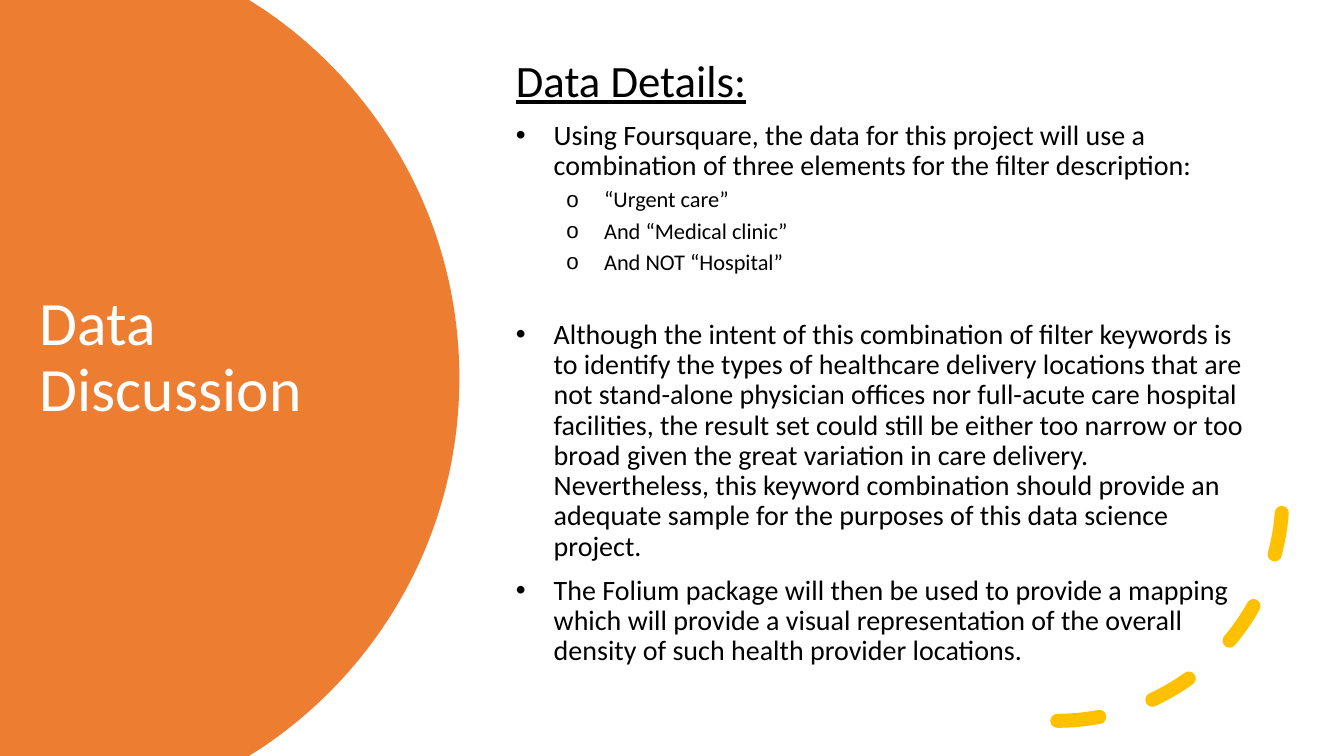
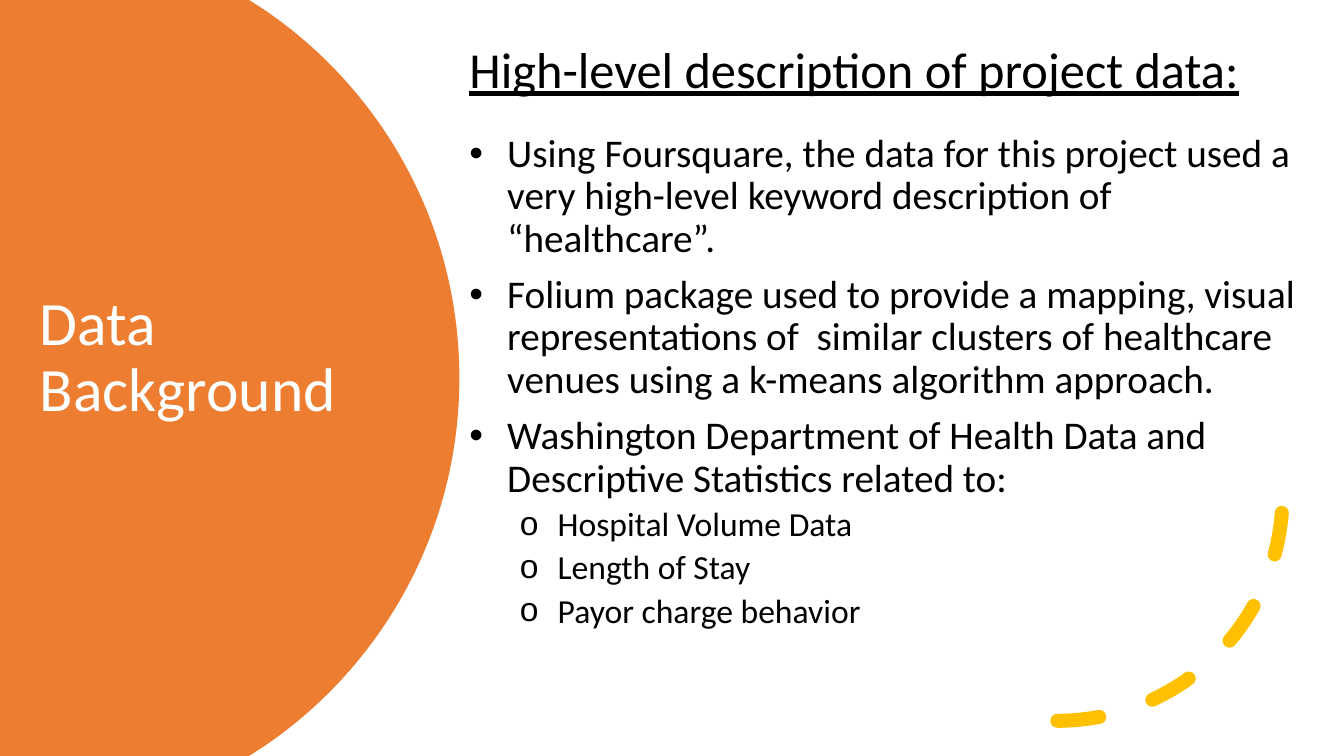
Before and after one commit to nmeljefe/Coursera_IBM_DataScience, a slide deck: slide 6 of IBM_DataScience_Capstone.pptx (slide 4 before the commit). Drawn at 1344x756 pixels with LibreOffice and Linux fonts; fonts in the diff are those of the drawing. Boxes give left, top, right and bottom in pixels: in the first picture for what was removed or moved away, otherwise in the second. Text is boxed around its words. In the diff, an @@ line names an element or a change of style, - is before the commit and + after.

Commit message:
Push of final Capstone project materials.

```diff
--- a/IBM_DataScience_Capstone.pptx
+++ b/IBM_DataScience_Capstone.pptx
@@ text at bbox=[469, 53, 1294, 629]: text changed; size 20 to 28 pt @@
-Data Details:
-• Using Foursquare, the data for this project will use a combination of three elements for the filter description:
-  o “Urgent care”
-  o And “Medical clinic”
-  o And NOT “Hospital”
-• Although the intent of this combination of filter keywords is to identify the types of healthcare delivery locations that are not stand-alone physician offices nor full-acute care hospital facilities, the result set could still be either too narrow or too broad given the great variation in care delivery. Nevertheless, this keyword combination should provide an adequate sample for the purposes of this data science project.
-• The Folium package will then be used to provide a mapping which will provide a visual representation of the overall density of such health provider locations.
+High-level description of project data:
+• Using Foursquare, the data for this project used a very high-level keyword description of “healthcare”.
+• Folium package used to provide a mapping, visual representations of similar clusters of healthcare venues using a k-means algorithm approach.
+• Washington Department of Health Data and Descriptive Statistics related to:
+  o Hospital Volume Data
+  o Length of Stay
+  o Payor charge behavior
@@ title at bbox=[40, 305, 336, 422]: text changed @@
-Data Discussion
+Data Background
```
Also in this commit, not shown: 2 other slides changed, 12 slides added, 1 slide removed, 1 other file.
